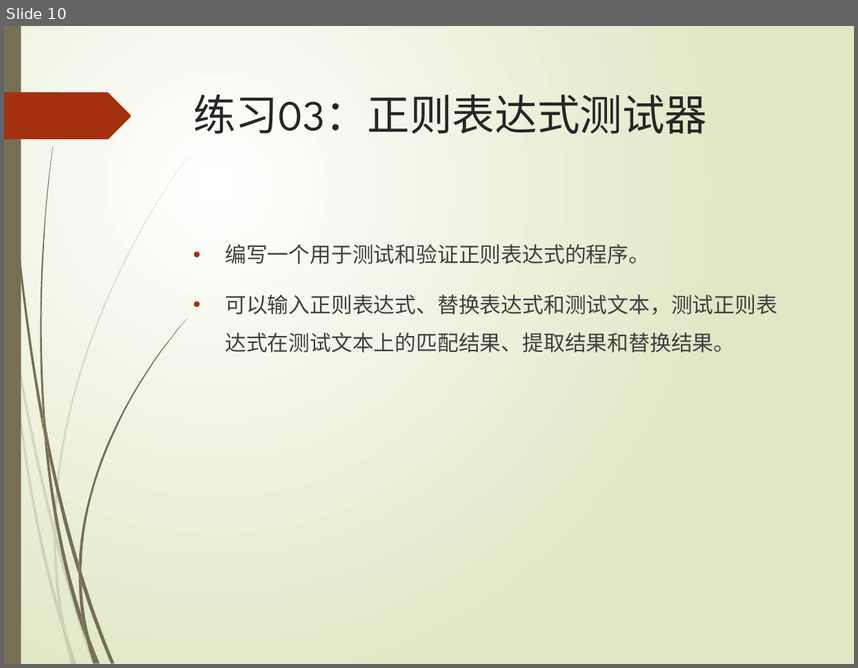
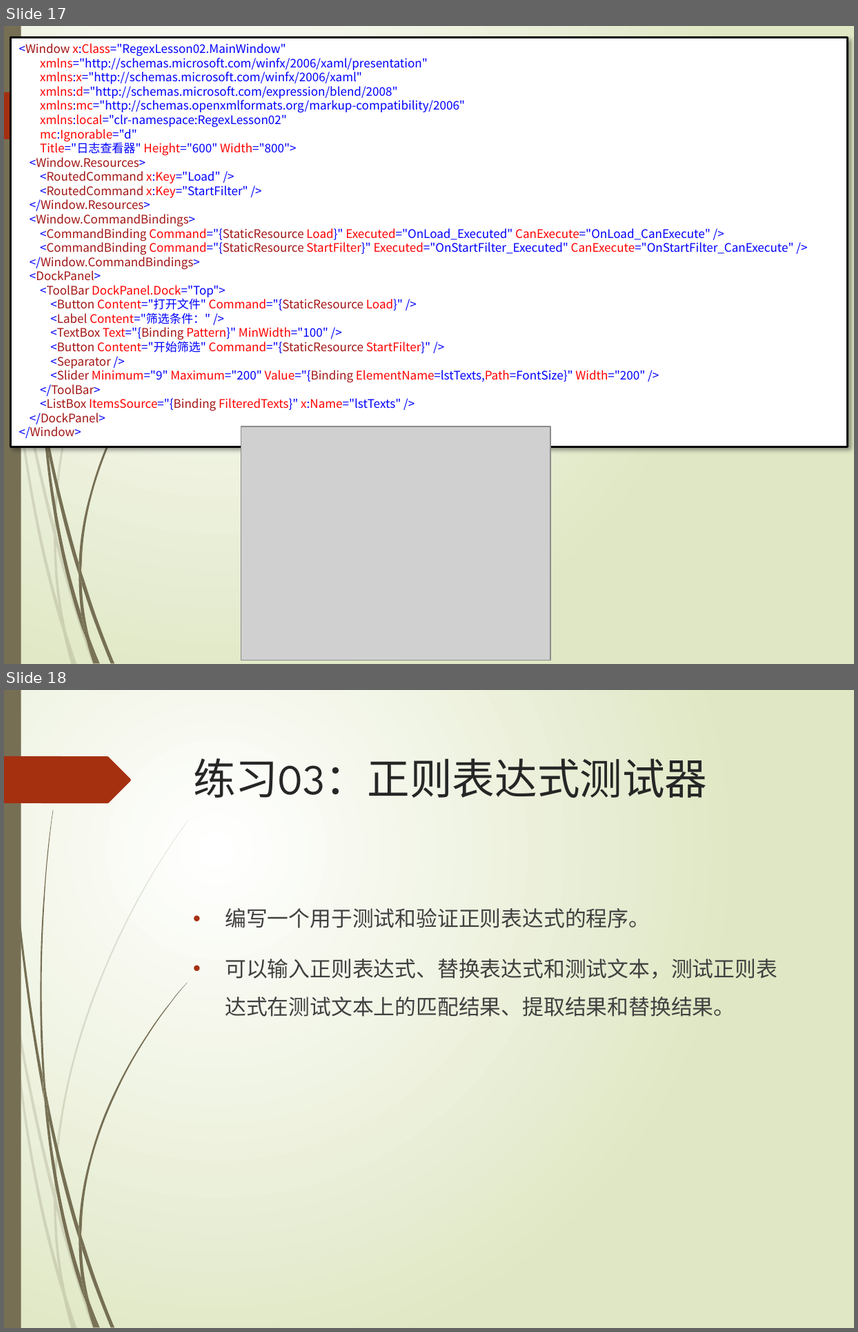
Before and after one commit to TeacherPeng/SoftwareDesignAndPractice, a slide deck: 教案/正则表达式的应用.pptx. Shown one above the other, each under a label of ours: slide 10 before the commit, slides 17 and 18 after it. The pictures are 858x668 and 858x1332 pixels, drawn with LibreOffice and Linux fonts; fonts in the diff are those of the drawing; grey boxes stand for pictures. Boxes give left, top, right and bottom in pixels: in the first picture for what was removed or moved away, otherwise in the second. Text is boxed around its words. In the diff, an @@ line names an element or a change of style, - is before the commit and + after.

```diff
--- a/教案/正则表达式的应用.pptx
+++ b/教案/正则表达式的应用.pptx
@@ slide 17 added at bbox=[4, 26, 854, 664], background gradient #FFFFFF to #DFE8C4; not listed: 23 template elements that a slide beside it also shows @@
@@ rectangle added at bbox=[11, 37, 848, 446], fill #FFFFFF, outline #000000 1.25 pt, 10 pt, text #0000FF @@
+<Window x:Class="RegexLesson02.MainWindow"
+xmlns="http://schemas.microsoft.com/winfx/2006/xaml/presentation"
+xmlns:x="http://schemas.microsoft.com/winfx/2006/xaml"
+xmlns:d="http://schemas.microsoft.com/expression/blend/2008"
+xmlns:mc="http://schemas.openxmlformats.org/markup-compatibility/2006"
+xmlns:local="clr-namespace:RegexLesson02"
+mc:Ignorable="d"
+Title="日志查看器" Height="600" Width="800">
+<Window.Resources>
+<RoutedCommand x:Key="Load" />
+<RoutedCommand x:Key="StartFilter" />
+</Window.Resources>
+<Window.CommandBindings>
+<CommandBinding Command="{StaticResource Load}" Executed="OnLoad_Executed" CanExecute="OnLoad_CanExecute" />
+<CommandBinding Command="{StaticResource StartFilter}" Executed="OnStartFilter_Executed" CanExecute="OnStartFilter_CanExecute" />
+</Window.CommandBindings>
+<DockPanel>
+<ToolBar DockPanel.Dock="Top">
+<Button Content="打开文件" Command="{StaticResource Load}" />
+<Label Content="筛选条件：" />
+<TextBox Text="{Binding Pattern}" MinWidth="100" />
+<Button Content="开始筛选" Command="{StaticResource StartFilter}" />
+<Separator />
+<Slider Minimum="9" Maximum="200" Value="{Binding ElementName=lstTexts,Path=FontSize}" Width="200" />
+</ToolBar>
+<ListBox ItemsSource="{Binding FilteredTexts}" x:Name="lstTexts" />
+</DockPanel>
+</Window>
@@ picture added at bbox=[241, 426, 550, 660] @@
@@ what was slide 10 is now slide 18 @@
```
Also in this commit, not shown: 7 other slides added, 1 other file.
